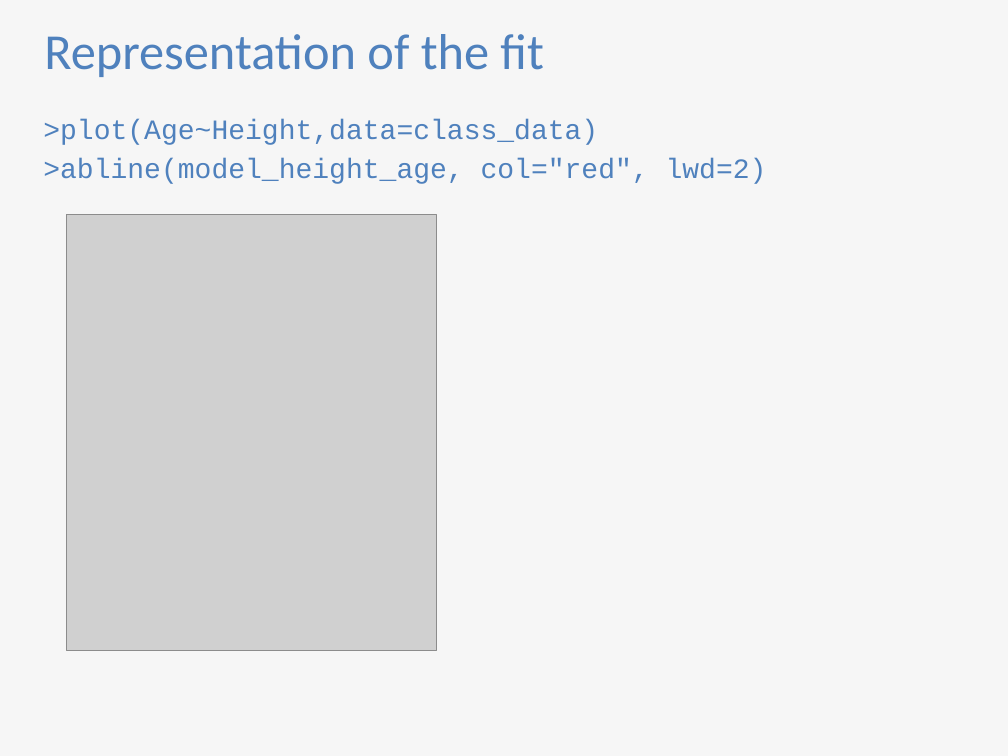
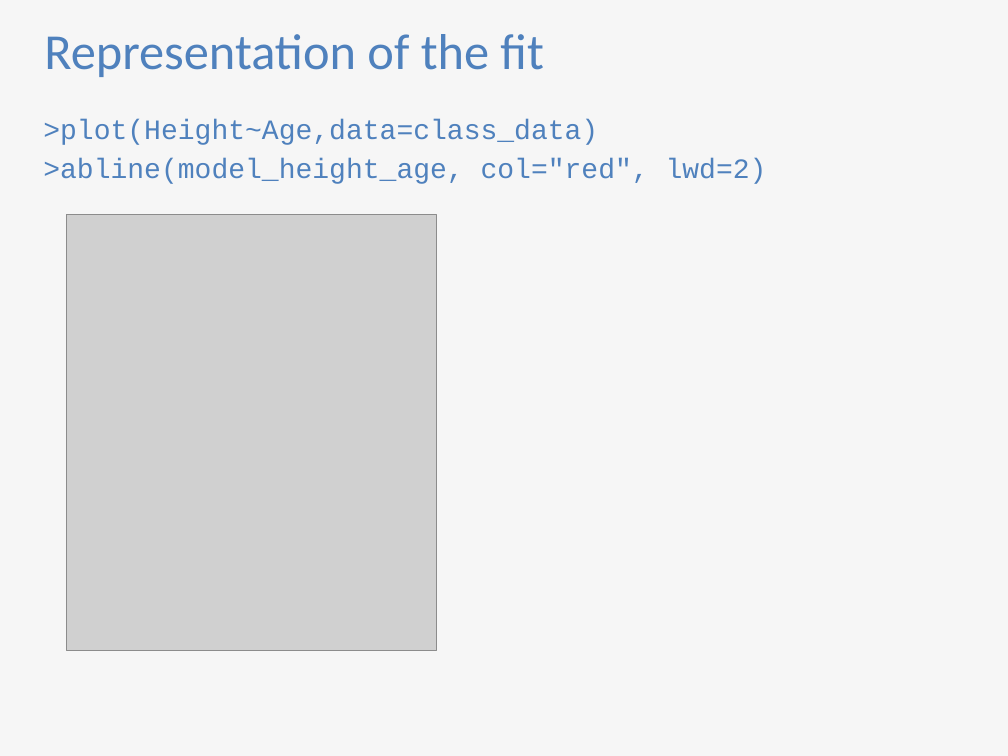
Before and after one commit to sib-swiss/first-steps-with-R-training, a slide deck: slide 47 of assets/pptx/First-steps-with-R_day2_afternoon.pptx. Drawn at 1008x756 pixels with LibreOffice and Linux fonts; fonts in the diff are those of the drawing; grey boxes stand for pictures. Boxes give left, top, right and bottom in pixels: in the first picture for what was removed or moved away, otherwise in the second. Text is boxed around its words. In the diff, an @@ line names an element or a change of style, - is before the commit and + after.

```diff
--- a/assets/pptx/First-steps-with-R_day2_afternoon.pptx
+++ b/assets/pptx/First-steps-with-R_day2_afternoon.pptx
@@ text at [43,119,598,145]: text changed @@
->plot(Age~Height,data=class_data)
+>plot(Height~Age,data=class_data)
```
Also in this commit, not shown: 6 other slides changed, 7 slides removed, 2 other files.
